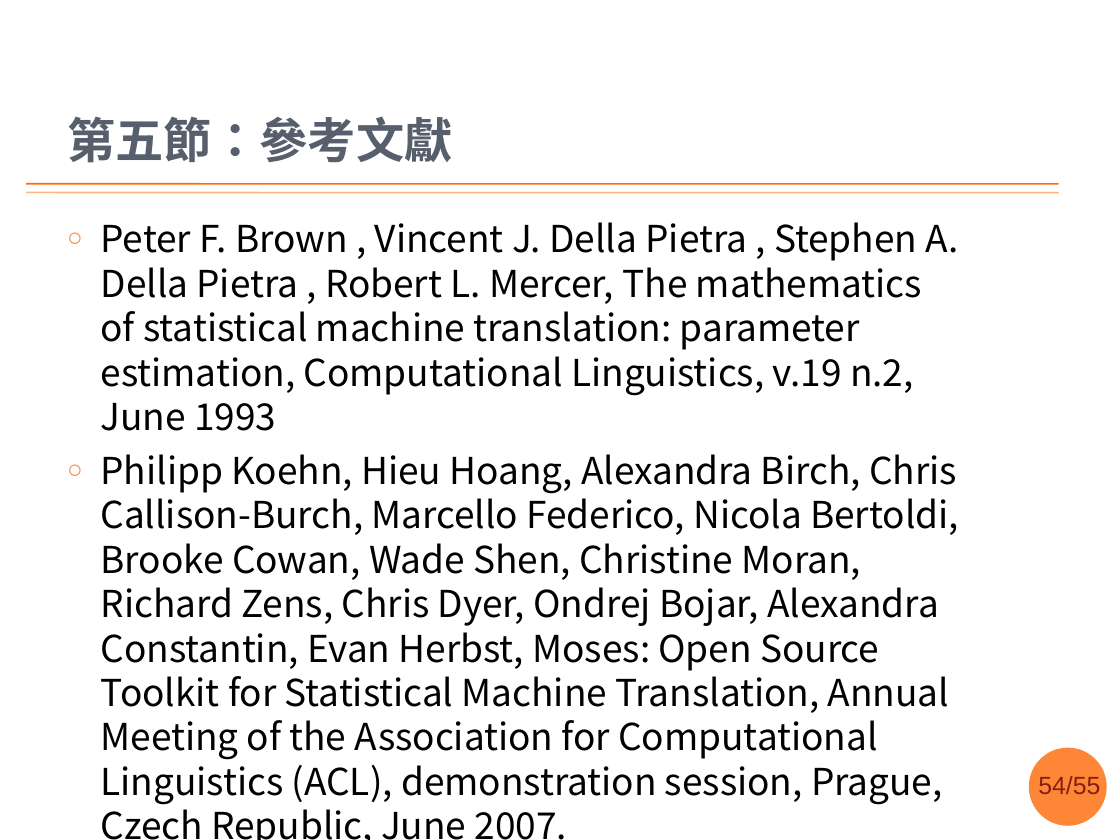
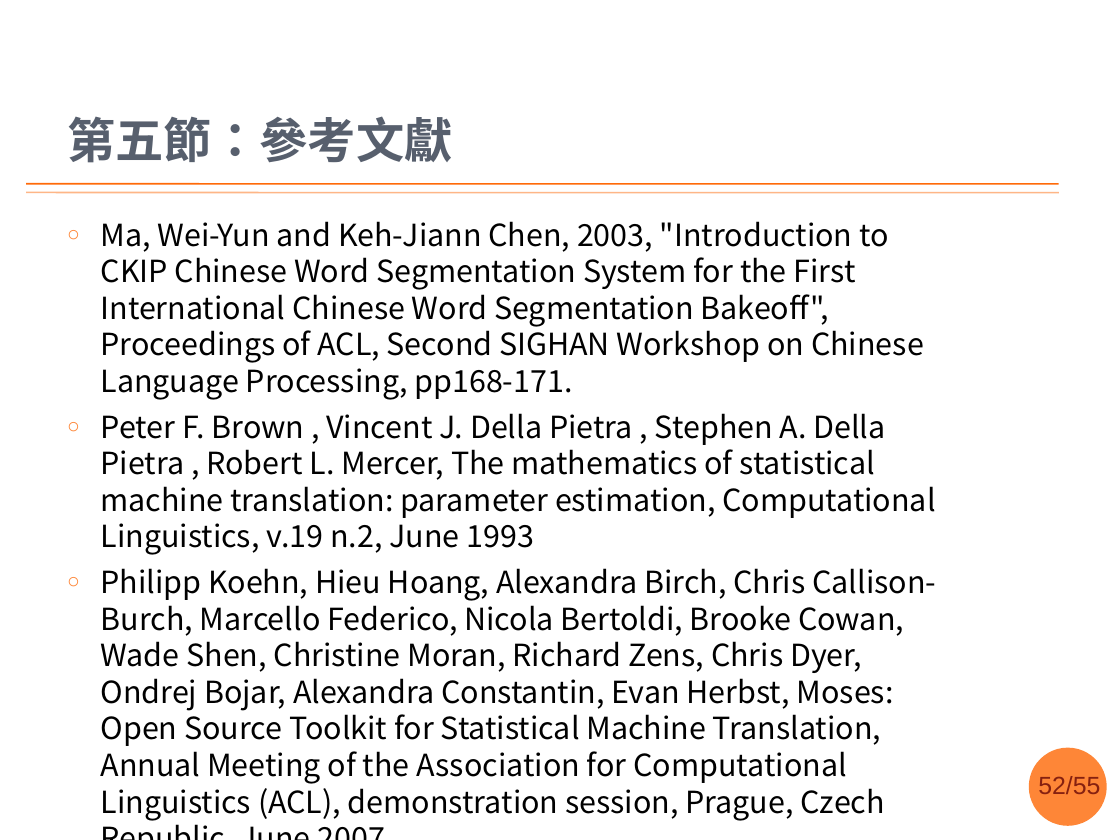
Before and after one commit to sih4sing5hong5/po3-ko3_tau5-iann2-phinn3, a slide deck: slide 52 of 翻譯報告.pptx (slide 54 before the commit). Drawn at 1120x840 pixels with LibreOffice and Linux fonts; fonts in the diff are those of the drawing; background and template pictures are left out. Boxes give left, top, right and bottom in pixels: in the first picture for what was removed or moved away, otherwise in the second. Text is boxed around its words. In the diff, an @@ line names an element or a change of style, - is before the commit and + after.

```diff
--- a/翻譯報告.pptx
+++ b/翻譯報告.pptx
@@ text at (x1=101, y1=221, x2=924, y2=400): paragraph added @@
+○ Ma, Wei-Yun and Keh-Jiann Chen, 2003, "Introduction to CKIP Chinese Word Segmentation System for the First International Chinese Word Segmentation Bakeoff", Proceedings of ACL, Second SIGHAN Workshop on Chinese Language Processing, pp168-171.
@@ text at (x1=101, y1=413, x2=936, y2=784): size 23.8 to 19.6 pt in "Peter F. Brown , Vincent J. Della ...", "Philipp Koehn, Hieu Hoang, Alexandra Birch, Chris ..." @@
@@ page number at (x1=1038, y1=776, x2=1100, y2=794): text changed @@
-54/55
+52/55
```
Also in this commit, not shown: 11 other slides changed, 3 slides added, 1 slide removed.
